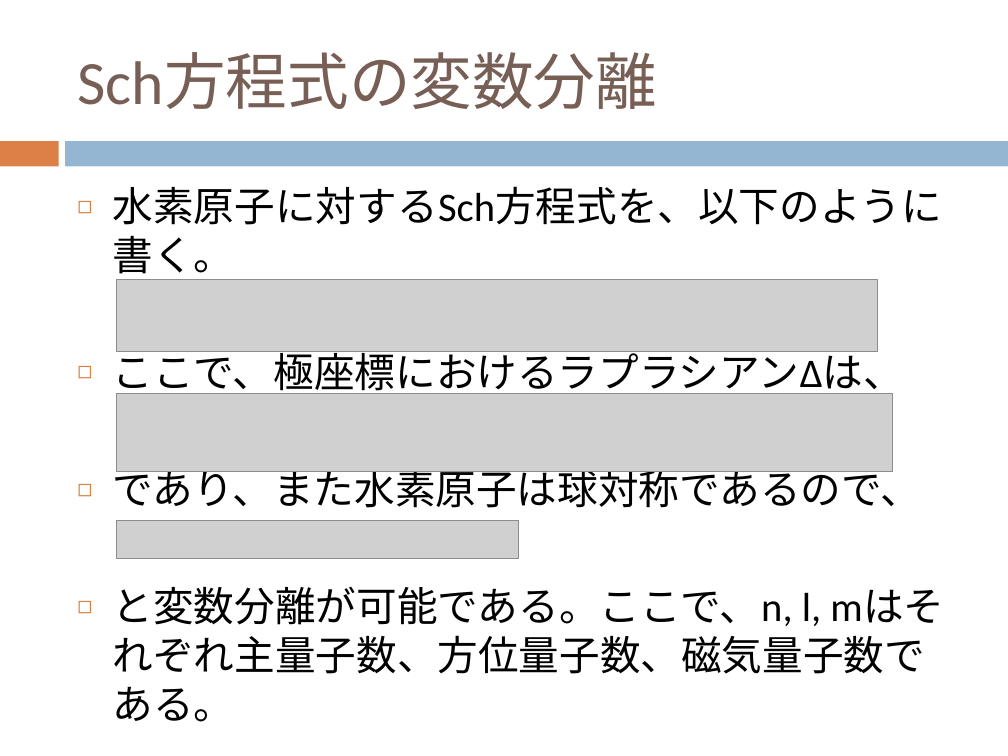
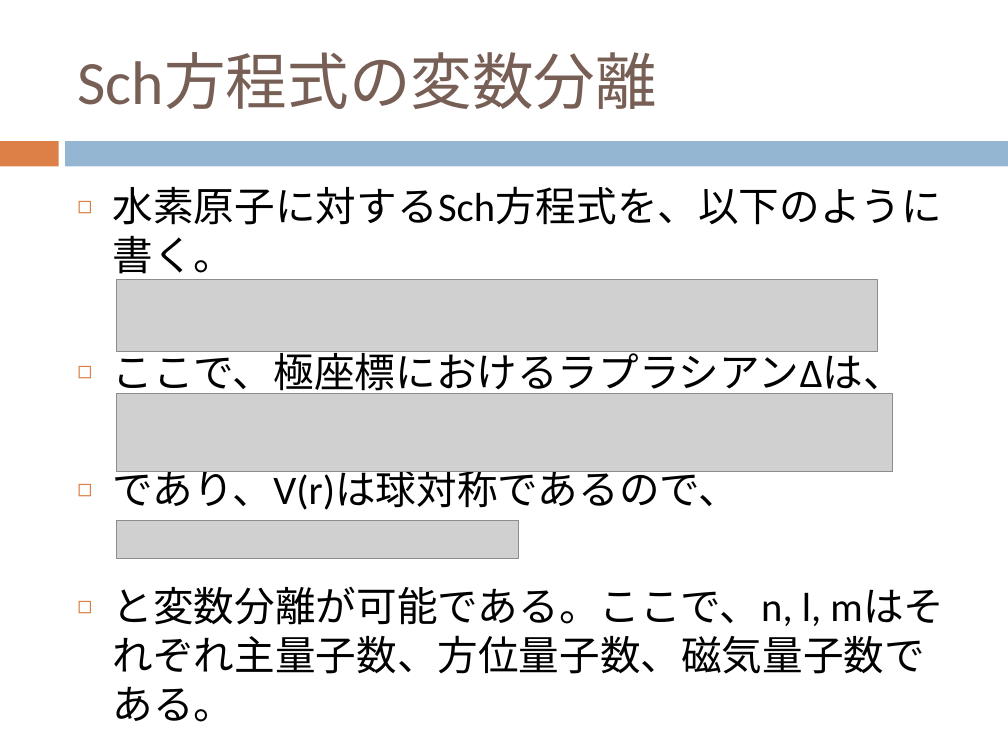
Before and after one commit to dc1394/fukui_sono2, a slide deck: slide 8 of 福井技術者の集い_その2_発表資料スライド.pptx. Drawn at 1008x756 pixels with LibreOffice and Linux fonts; fonts in the diff are those of the drawing; grey boxes stand for pictures. Boxes give left, top, right and bottom in pixels: in the first picture for what was removed or moved away, otherwise in the second. Text is boxed around its words. In the diff, an @@ line names an element or a change of style, - is before the commit and + after.

```diff
--- a/福井技術者の集い_その2_発表資料スライド.pptx
+++ b/福井技術者の集い_その2_発表資料スライド.pptx
@@ text at bbox=[113, 463, 740, 510]: text changed @@
-◻ であり、また水素原子は球対称であるので、
+◻ であり、V(r)は球対称であるので、
```
Also in this commit, not shown: 3 other slides changed, 4 other files.
